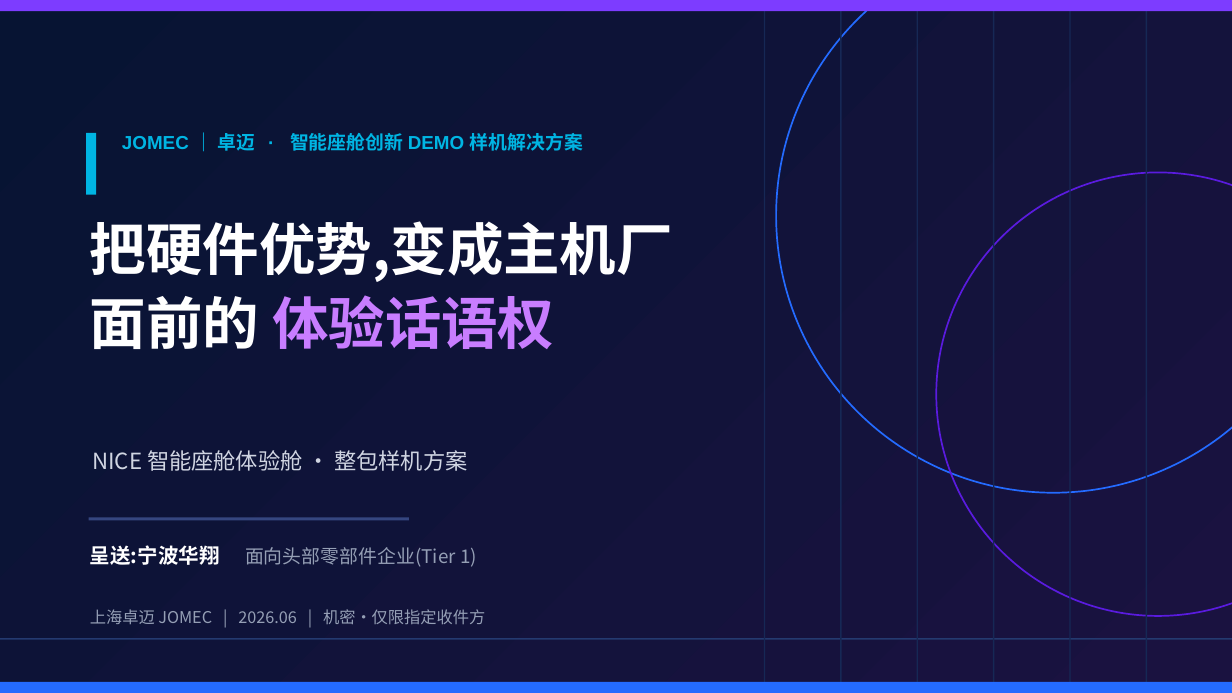
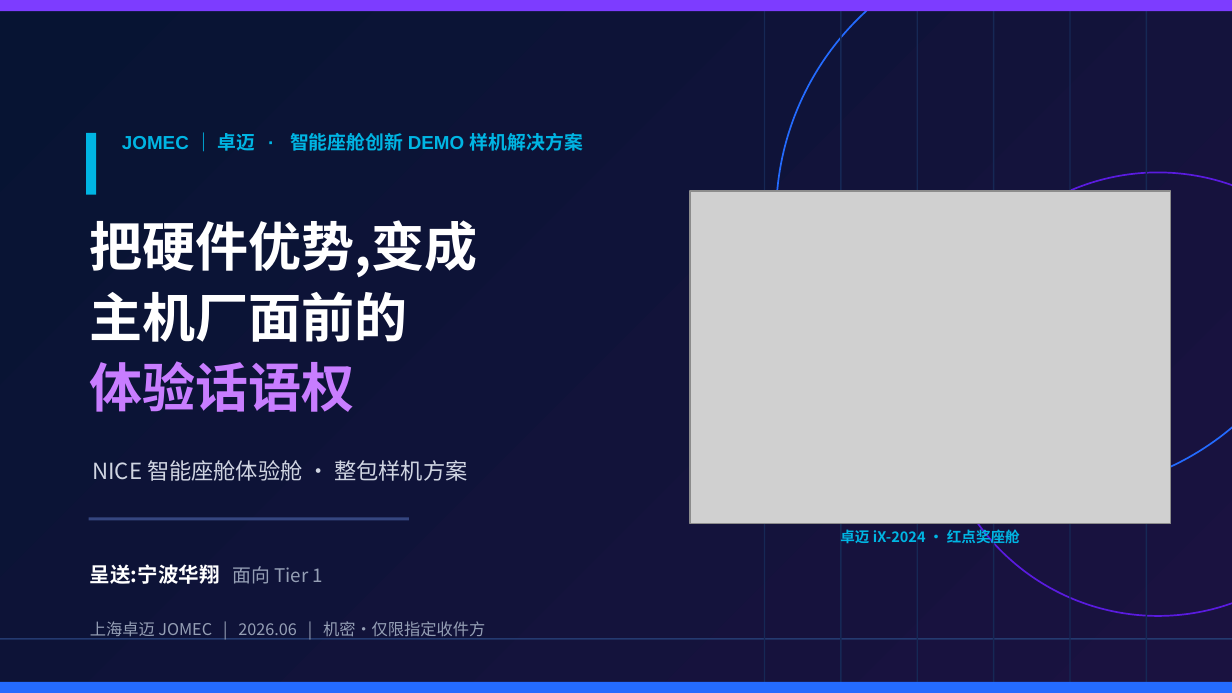
Before and after one commit to JOMECDESIGN/sales-proposal, a slide deck: slide 1 of NICE-智能座舱-售前方案-master-V2.pptx. Drawn at 1232x693 pixels with LibreOffice and Linux fonts; fonts in the diff are those of the drawing; grey boxes stand for pictures. Boxes give left, top, right and bottom in pixels: in the first picture for what was removed or moved away, otherwise in the second. Text is boxed around its words. In the diff, an @@ line names an element or a change of style, - is before the commit and + after.

```diff
--- a/NICE-智能座舱-售前方案-master-V2.pptx
+++ b/NICE-智能座舱-售前方案-master-V2.pptx
@@ picture added at bbox=[690, 191, 1170, 524] @@
@@ text at bbox=[90, 220, 478, 412]: text changed; size 33 to 31 pt @@
-把硬件优势,变成主机厂
-面前的 体验话语权
+把硬件优势,变成
+主机厂面前的
+体验话语权
@@ text "NICE 智能座舱体验舱 · 整包样机方案": place and size @@
-text "NICE 智能座舱体验舱 · 整包样机方案" at bbox=[92, 450, 467, 471]
+text "NICE 智能座舱体验舱 · 整包样机方案" at bbox=[92, 460, 467, 481]
@@ text added at bbox=[840, 528, 1020, 547], 8.5 pt, text #00B5E3, bold @@
+卓迈 iX-2024 · 红点奖座舱
@@ text at bbox=[90, 564, 323, 584]: text changed; size 11 to 12 pt; text colour #959FB5 to #FFFFFF; bold on @@
-呈送:宁波华翔 面向头部零部件企业(Tier 1)
+呈送:宁波华翔 面向 Tier 1
@@ text "上海卓迈 JOMEC | 2026.06 | ...": place and size @@
-text "上海卓迈 JOMEC | 2026.06 | ..." at bbox=[90, 609, 485, 625]
+text "上海卓迈 JOMEC | 2026.06 | ..." at bbox=[90, 621, 485, 639]
```
Also in this commit, not shown: 1 other slide changed, 1 other file.
